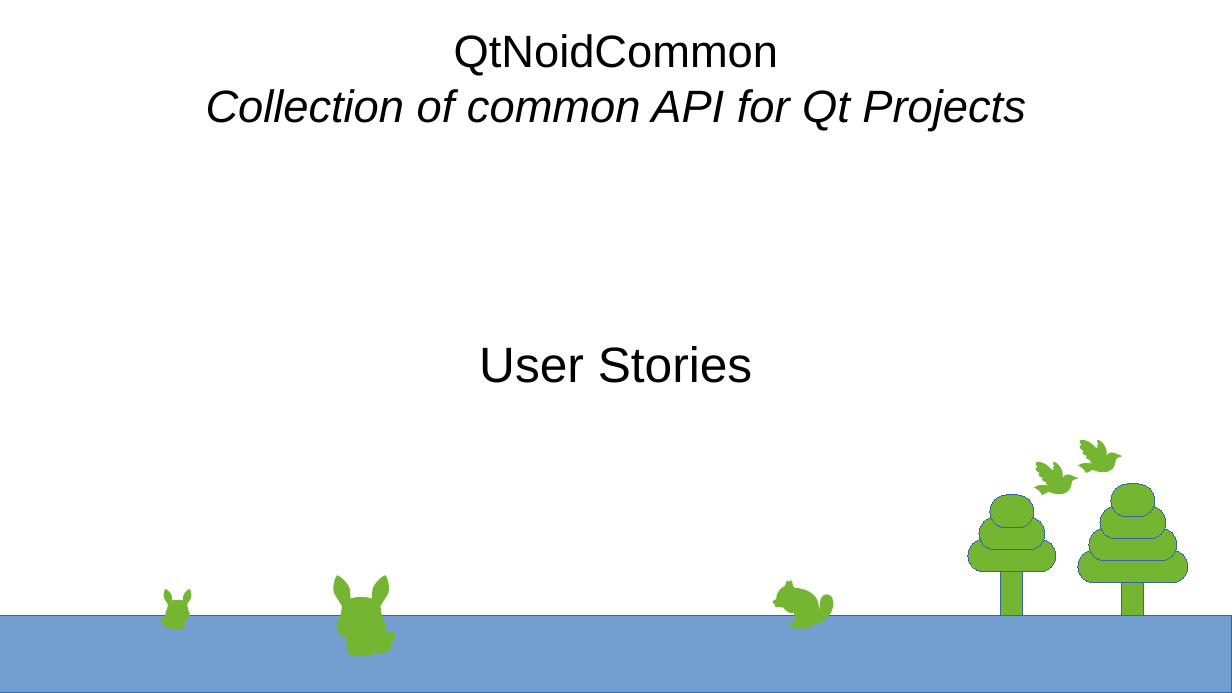
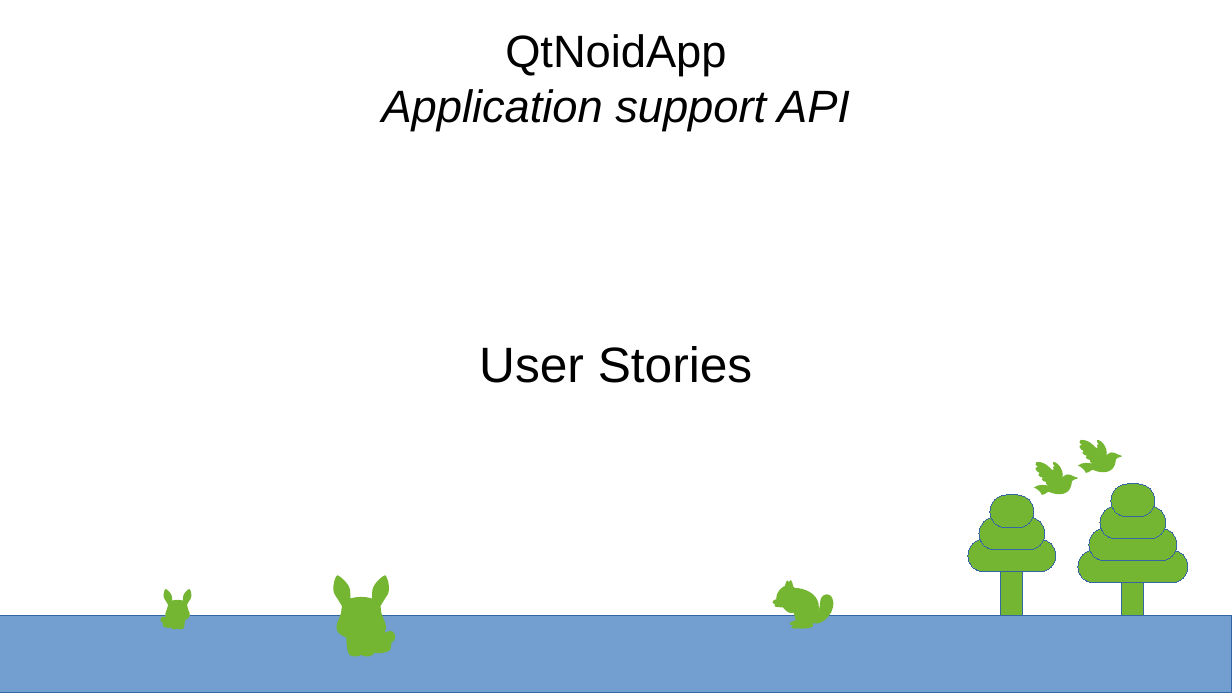
Before and after one commit to g-gualeni/QtNoid2, a slide deck: slide 1 of UserStories/QtNoidApp_UserStories.odp. Drawn at 1232x693 pixels with LibreOffice and Linux fonts; fonts in the diff are those of the drawing. Boxes give left, top, right and bottom in pixels: in the first picture for what was removed or moved away, otherwise in the second. Text is boxed around its words. In the diff, an @@ line names an element or a change of style, - is before the commit and + after.

```diff
--- a/UserStories/QtNoidApp_UserStories.odp
+++ b/UserStories/QtNoidApp_UserStories.odp
@@ title at (382, 34, 850, 131): text changed @@
-QtNoidCommon
-Collection of common API for Qt Projects
+QtNoidApp
+Application support API
```
Also in this commit, not shown: 2 slides added, 4 slides removed, 14 other files.
